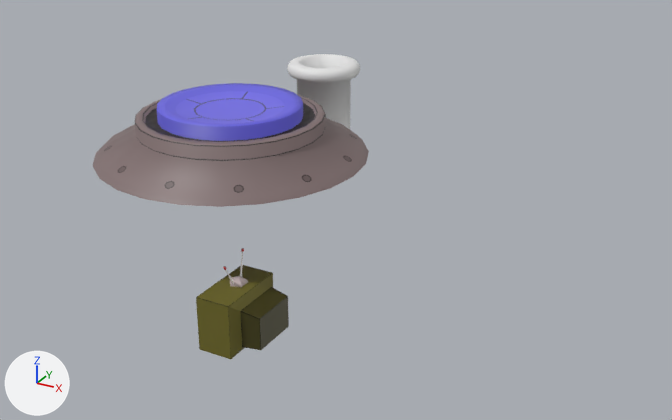
The Blender file SeriousGame/Assets/Imports/models.blend, before and after one commit.
Before and after are seen from a 50 mm lens placed at (13.85, -19.39, 8.67), pointed at (3.64, -0.83, -0.61). Arrows for +X, +Y and +Z are at lower left; the lights stay in place.
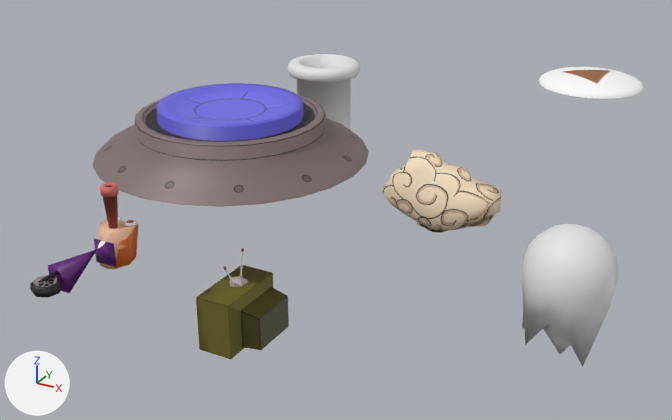
Pixel boxes [x1, y1, x2, y2] of what changed, in the pictures (672 x 420 px):
'Ball', added: after [522, 224, 619, 367]
'Cube.003', added (beige): after [382, 149, 502, 233]
'Cube.002', added: after [30, 182, 138, 298]
'Sphere', added: after [538, 67, 644, 99]

The change, as a diff of the scene's bpy script:
```diff
--- a/SeriousGame/Assets/Imports/models.blend.py
+++ b/SeriousGame/Assets/Imports/models.blend.py
@@ img_canoncolor_png @@
+img_canoncolor_png = load_image('canonColor.png', '../Images/canonColor.png', 1024, 1024, 'sRGB')
@@ img_cloudcolor_png @@
+img_cloudcolor_png = load_image('CloudColor.png', '../Images/CloudColor.png', 561, 400, 'sRGB')
@@ img_play_png @@
+img_play_png = load_image('play.png', '../Images/play.png', 85, 85, 'sRGB')
@@ mat_canoncolor_png @@
+mat_canoncolor_png = principled_material('canonColor.png')
+mat_canoncolor_png.texture = img_canoncolor_png
@@ mat_cloudcolor_png @@
+mat_cloudcolor_png = principled_material('CloudColor.png')
+mat_cloudcolor_png.texture = img_cloudcolor_png
@@ mat_play_png @@
+mat_play_png = principled_material('play.png')
+mat_play_png.texture = img_play_png
@@ me_cube_002 @@
+me_cube_002.from_pydata(...)  # 218 vertices, 175 faces; spans x -0.43..0.43, y -0.32..2.67, z -0.49..1.47
+me_cube_002.polygons.foreach_set('use_smooth', [True] * 175)
+me_cube_002.materials.append(mat_canoncolor_png)  # picture img_canoncolor_png
@@ me_cube_004 @@
+me_cube_004.from_pydata(...)  # 93 vertices, 76 faces; spans x -1.54..1.48, y -0.97..1.0, z -0.78..0.75
+me_cube_004.polygons.foreach_set('use_smooth', [True] * 76)
+me_cube_004.materials.append(mat_cloudcolor_png)  # picture img_cloudcolor_png
@@ me_sphere @@
+me_sphere.from_pydata(...)  # 132 vertices, 163 faces; spans x -0.99..0.99, y -1.03..0.98, z -2.09..1.0
+me_sphere.polygons.foreach_set('use_smooth', [True] * 163)
@@ me_sphere_001 @@
+me_sphere_001.from_pydata(...)  # 169 vertices, 168 faces; spans x -1.0..0.99, y -1.0..1.0, z 0.0..0.22
+me_sphere_001.polygons.foreach_set('use_smooth', [True] * 168)
+me_sphere_001.materials.append(mat_play_png)  # picture img_play_png
@@ ob_cube_002 @@
+ob_cube_002 = bpy.data.objects.new('Cube.002', me_cube_002)
+ob_cube_002.location = (0.0, -7.02, -0.7)
@@ ob_cube_003 @@
+ob_cube_003 = bpy.data.objects.new('Cube.003', me_cube_004)
+ob_cube_003.location = (6.02, 0.0, 0.0)
+ob_cube_003.rotation_euler = (1.571, 0.0, -3.142)  # degrees (90, 0, -180)
@@ ob_ball @@
+ob_ball = bpy.data.objects.new('Ball', me_sphere)
+ob_ball.location = (9.7, -1.61, -0.42)
@@ ob_sphere @@
+ob_sphere = bpy.data.objects.new('Sphere', me_sphere_001)
+ob_sphere.location = (9.7, -1.61, 3.65)
```
